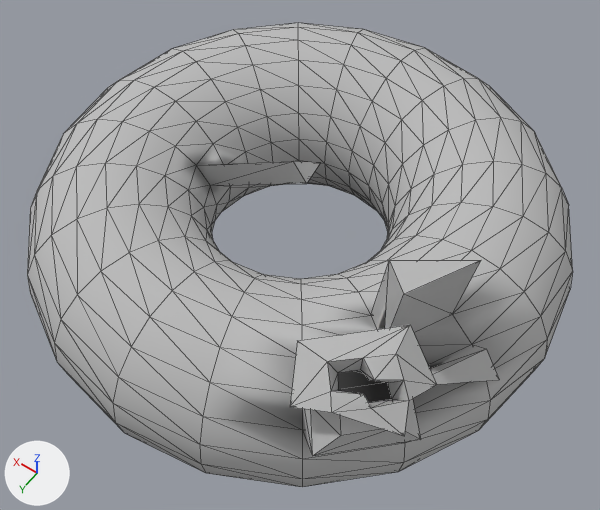
A saved change to the OBJ model RasterTek/Models/torus.obj.
Camera for both pictures: a 50 mm camera at (-1.76, 2.46, 3.59) aimed at (-0.15, 0.21, 0.05). Every picture has the same lights, and +X, +Y and +Z are marked at lower left. Mesh edges are drawn as thin lines. Where no turn or scale is listed for an object, it has been applied to the vertices. Vertices at the same position are counted once.
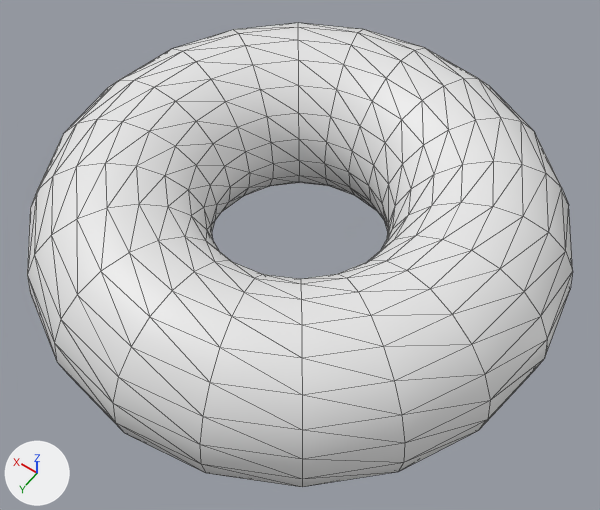
Location of each change, (x1, y1, x2, y2) in pixels of the pictures (600 x 510 px):
part 1 of me_torus, cut back
    before: (197, 161, 320, 185)
    after: (197, 165, 225, 185)
part 2 of me_torus, cut back
    before: (290, 260, 499, 457)
    after: (302, 315, 484, 430)
part 3 of me_torus, recoloured (grey to white)
    both: (27, 23, 573, 487)

The change, as a list of edits to the scene's bpy script:
```text
Change me_torus:
    used by ob_torus; location = (0.0, 0.0, 0.0)
    remove me_torus.from_pydata(...)  # 441 vertices, 885 faces; spans x -1.5..1.5, y -1.5..1.5, z -0.5..0.99
    add me_torus.from_pydata(...)  # 400 vertices, 800 faces; spans x -1.5..1.5, y -1.5..1.5, z -0.5..0.5
    me_torus part 1
    3 vertices are removed from x -0.09..-0.03, y -0.09..0.09, z 0.46..0.6
    8 faces are deleted
    1 new face joins them
    me_torus part 2
    38 vertices are removed from x -1.41..-0.75, y 0.39..1.3, z 0.38..0.99
    84 faces are deleted
    6 new faces join them
    me_torus part 3: 800 faces spanning x -1.5..1.5, y -1.5..1.5, z -0.5..0.5 switch from mat_initialshadinggroup (grey #bcbcbc) to no material
```
